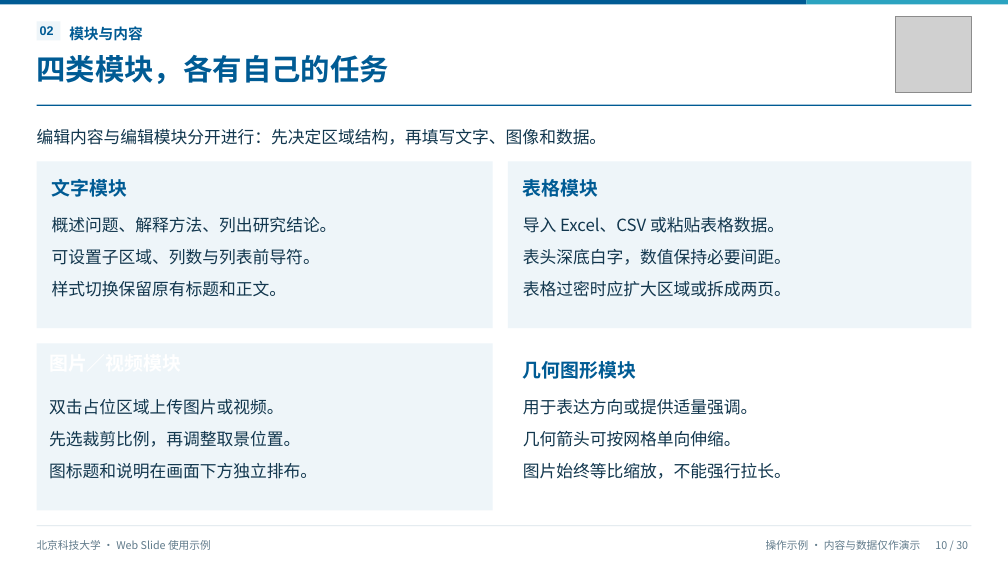
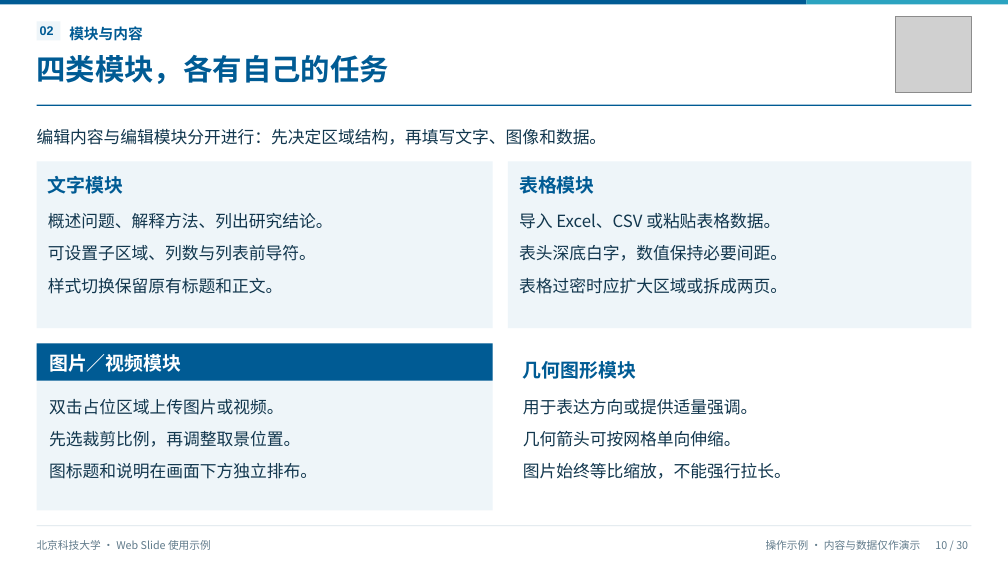
Before and after one commit to lbsun1999/html2ppt-web-slide, a slide deck: slide 10 of output/北京科技大学_WebSlide科研汇报示例.pptx. Drawn at 1008x567 pixels with LibreOffice and Linux fonts; fonts in the diff are those of the drawing; grey boxes stand for pictures. Boxes give left, top, right and bottom in pixels: in the first picture for what was removed or moved away, otherwise in the second. Text is boxed around its words. In the diff, an @@ line names an element or a change of style, - is before the commit and + after.

Commit message:
feat: modularize profile and plan editing and fix PPTX text export

```diff
--- a/output/北京科技大学_WebSlide科研汇报示例.pptx
+++ b/output/北京科技大学_WebSlide科研汇报示例.pptx
@@ text "文字模块": place and size @@
-text "文字模块" at [52, 179, 128, 197]
+text "文字模块" at [48, 176, 124, 194]
@@ text "表格模块": place and size @@
-text "表格模块" at [523, 179, 599, 197]
+text "表格模块" at [519, 176, 595, 194]
@@ text "概述问题、解释方法、列出研究结论。": place and size @@
-text "概述问题、解释方法、列出研究结论。" at [52, 217, 337, 233]
+text "概述问题、解释方法、列出研究结论。" at [48, 213, 333, 229]
@@ text "导入 Excel、CSV 或粘贴表格数据。": place and size @@
-text "导入 Excel、CSV 或粘贴表格数据。" at [523, 217, 784, 233]
+text "导入 Excel、CSV 或粘贴表格数据。" at [519, 213, 780, 229]
@@ text "可设置子区域、列数与列表前导符。": place and size @@
-text "可设置子区域、列数与列表前导符。" at [52, 249, 320, 265]
+text "可设置子区域、列数与列表前导符。" at [48, 245, 316, 261]
@@ text "表头深底白字，数值保持必要间距。": place and size @@
-text "表头深底白字，数值保持必要间距。" at [523, 249, 791, 265]
+text "表头深底白字，数值保持必要间距。" at [519, 245, 787, 261]
@@ text "样式切换保留原有标题和正文。": place and size @@
-text "样式切换保留原有标题和正文。" at [52, 281, 286, 297]
+text "样式切换保留原有标题和正文。" at [48, 278, 282, 294]
@@ text "表格过密时应扩大区域或拆成两页。": place and size @@
-text "表格过密时应扩大区域或拆成两页。" at [523, 281, 791, 297]
+text "表格过密时应扩大区域或拆成两页。" at [519, 278, 787, 294]
@@ rectangle added at [36, 343, 492, 380], fill #005B94 @@
@@ text added at [49, 354, 181, 372], 18 pt, text #FFFFFF, bold @@
+图片／视频模块
```
Also in this commit, not shown: 18 other slides changed, 54 other files.
